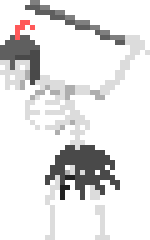
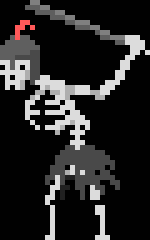
Revision of a layered 150x240 image; what changed, layer by layer:
showed "圖層 2" over [0, 0, 150, 240]
